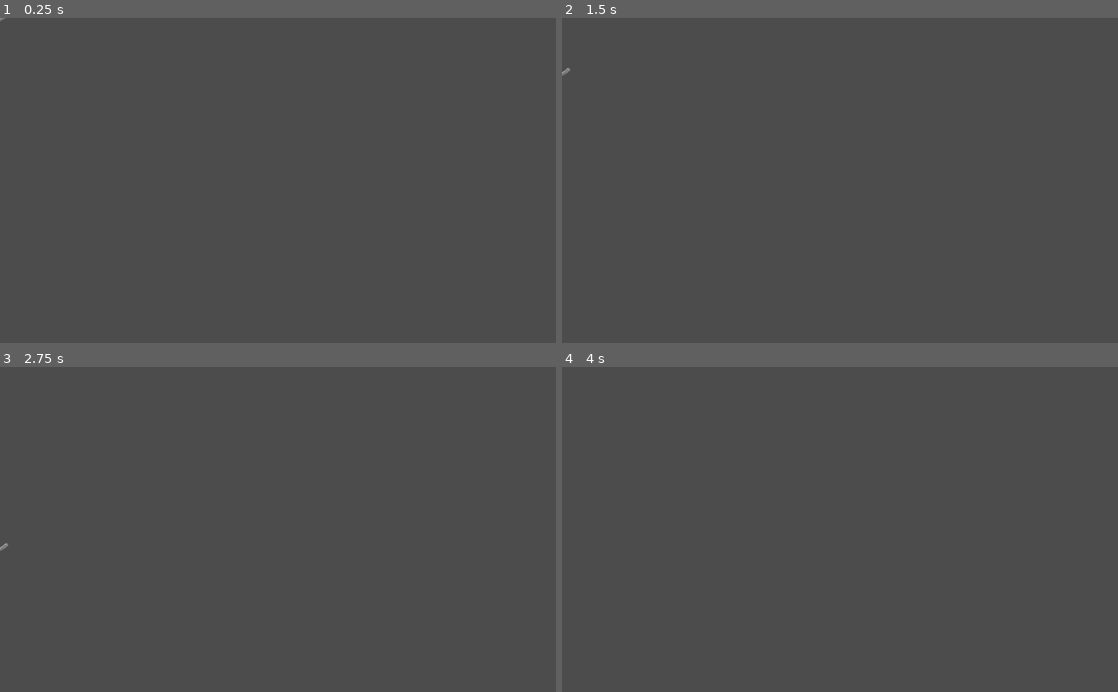
Above: before the commit, frames 1-4 (two rows, left to right).
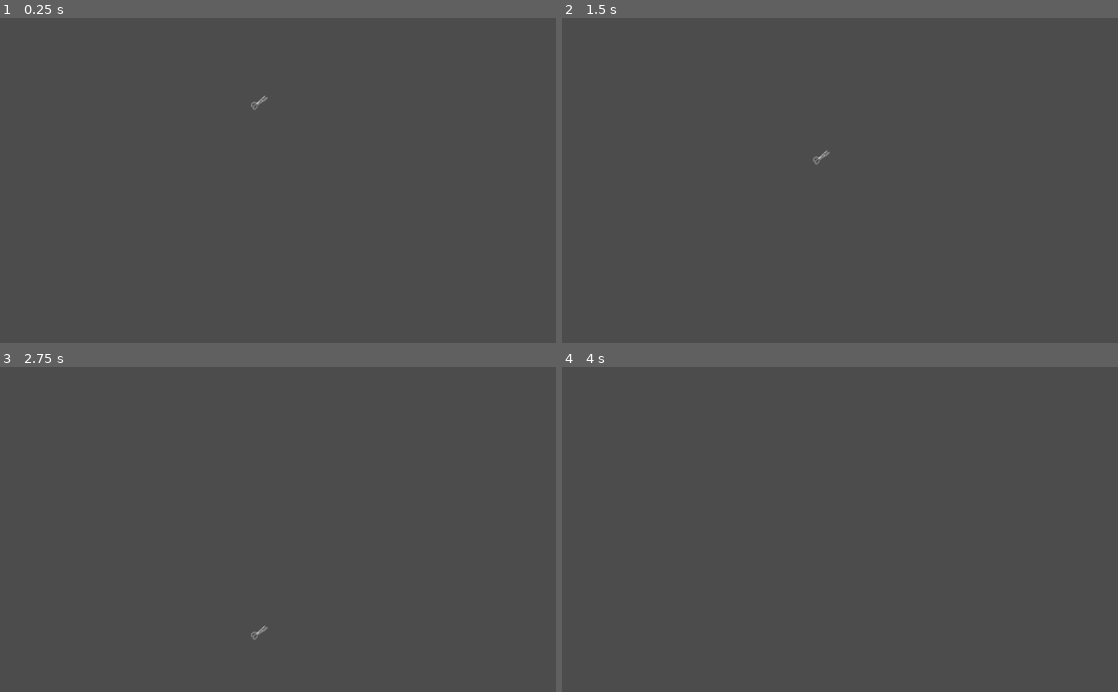
Above: after the commit, the same moments.

Repository: UVCity/game
Game: Godot game, scene res://scissors/Scissors.tscn
The game is run twice, just before and just after one commit, with the same random seed, the same clock (stepped at 60 frames per second) and the same inputs. The project has no main scene, so this scene is started directly.
Inputs:
- Up to frame 1 (0.25 s): no input
- Up to frame 2 (1.5 s): tap Enter at 1.25 s
- Up to frame 3 (2.75 s): tap Space at 2 s
- Up to frame 4 (4 s): no input

The runs differ from the first frame. In frame 1, less than 0.1% of the frame differs, in the area x 0-49%, y 0-29%; in frame 2, less than 0.1%, in the area x 0-49%, y 15-46%; in frame 3, less than 0.1%; in frame 4, nothing differs.

Commit message:
add Project/TestScene to .gitignore edit Paper.tscn edit Scissors.tscn

Diff:
--- a/Project/Paper/Paper.tscn
+++ b/Project/Paper/Paper.tscn
@@ -22,7 +22,7 @@
 "frames": [ ExtResource( 9 ), ExtResource( 12 ), ExtResource( 13 ), ExtResource( 8 ), ExtResource( 10 ), ExtResource( 5 ), ExtResource( 4 ), ExtResource( 1 ), ExtResource( 7 ), ExtResource( 6 ), ExtResource( 2 ), ExtResource( 11 ), ExtResource( 3 ) ],
 "loop": true,
 "name": "default",
-"speed": 10.89
+"speed": 12.0
 } ]
 
 [node name="Paper" type="StaticBody2D"]
@@ -33,5 +33,5 @@
 
 [node name="AnimatedSprite" type="AnimatedSprite" parent="."]
 frames = SubResource( 2 )
-frame = 5
+frame = 1
 playing = true
--- a/Project/scissors/Scissors.tscn
+++ b/Project/scissors/Scissors.tscn
@@ -11,9 +11,6 @@
 [ext_resource path="res://scissors/scissors_03.png" type="Texture" id=9]
 [ext_resource path="res://scissors/scissors_00.png" type="Texture" id=10]
 
-[sub_resource type="RayShape2D" id=2]
-length = 9.35961
-
 [sub_resource type="SpriteFrames" id=1]
 animations = [ {
 "frames": [ ExtResource( 10 ), ExtResource( 6 ), ExtResource( 1 ), ExtResource( 9 ), ExtResource( 3 ), ExtResource( 4 ), ExtResource( 2 ), ExtResource( 8 ), ExtResource( 5 ), ExtResource( 7 ) ],
@@ -22,15 +19,17 @@
 "speed": 24.0
 } ]
 
+[sub_resource type="CapsuleShape2D" id=2]
+radius = 7.07104
+height = 25.4559
+
 [node name="Scissors" type="RigidBody2D"]
-
-[node name="CollisionShape2D" type="CollisionShape2D" parent="."]
-position = Vector2( 15, -12 )
-rotation = 0.965167
-scale = Vector2( 3.333, 2.778 )
-shape = SubResource( 2 )
+position = Vector2( 478, 153 )
 
 [node name="AnimatedSprite" type="AnimatedSprite" parent="."]
 frames = SubResource( 1 )
-frame = 9
 playing = true
+
+[node name="CollisionShape2D" type="CollisionShape2D" parent="."]
+rotation = 0.785398
+shape = SubResource( 2 )
Not shown, changed: .gitignore
